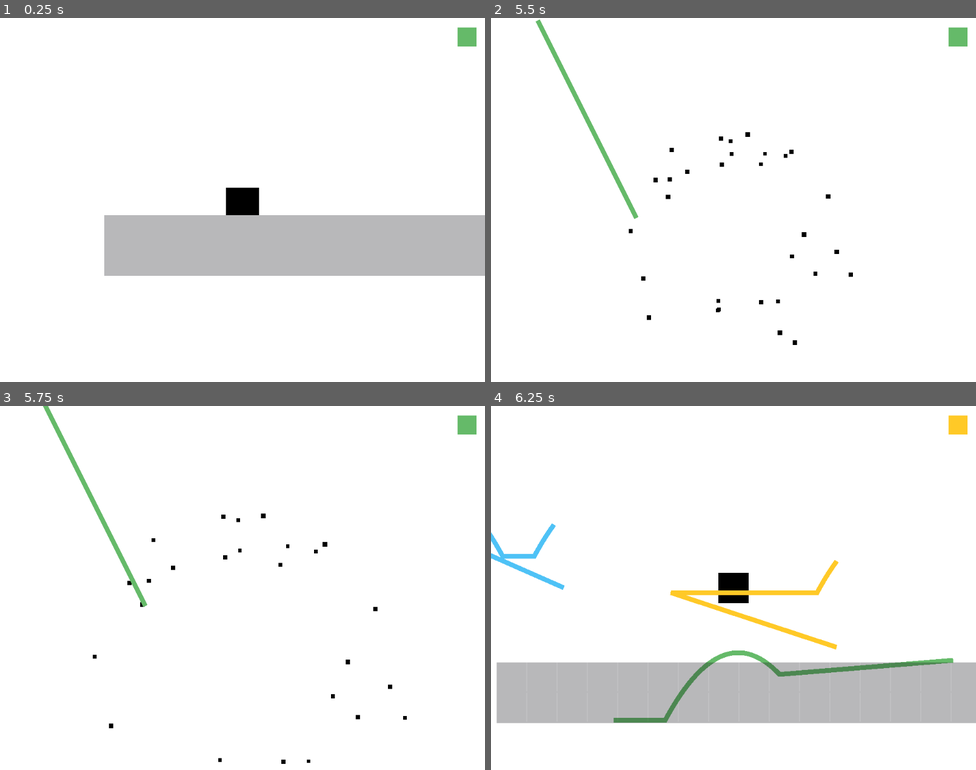
Above: before the commit, frames 1-4 (two rows, left to right).
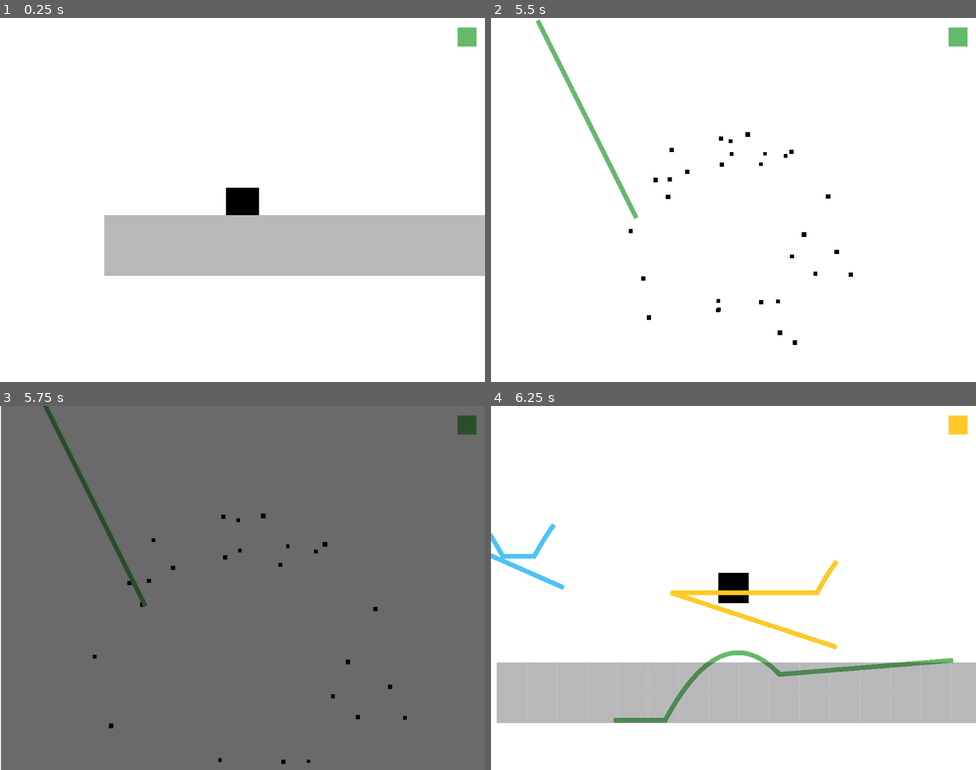
Above: after the commit, the same moments.

Repository: igaryhe/LD45
Game: Godot game, scene res://World.tscn
The game is run twice, just before and just after one commit, with the same random seed, the same clock (stepped at 60 frames per second) and the same inputs.
Inputs (mouse positions are in pixels of both pictures, inside the frame that each line leads up to):
- Up to frame 1 (0.25 s): no input
- Up to frame 2 (5.5 s): move the mouse to (709, 272) at 0.52 s; press the mouse at (709, 272) at 0.53 s; hold Right (ui_right) 0.53-2.03 s; tap Space (jump) at 0.77, 1.52, 3.02, 3.77, 4.52 s; move the mouse to (879, 254) at 1.27 s; release the mouse at (879, 254) at 1.28 s; tap C (switch_color) at 1.35, 2.85, 4.35 s; move the mouse to (588, 145) at 2.02 s; press the mouse at (588, 145) at 2.03 s; hold Left (ui_left) 2.03-4.28 s; move the mouse to (757, 200) at 2.77 s; release the mouse at (757, 200) at 2.78 s; move the mouse to (660, 109) at 3.52 s; press the mouse at (660, 109) at 3.53 s; move the mouse to (840, 181) at 4.27 s; release the mouse at (840, 181) at 4.28 s; hold Right (ui_right) from 4.28 s (still down); move the mouse to (636, 218) at 5.02 s; press the mouse at (636, 218) at 5.03 s
- Up to frame 3 (5.75 s): keep holding Right (ui_right)
- Up to frame 4 (6.25 s): keep holding Right (ui_right); move the mouse to (782, 507) at 5.77 s; release the mouse at (782, 507) at 5.78 s; tap C (switch_color) at 5.85 s; tap Space (jump) at 6.02 s

Frames 1-2 are identical in both runs. In frame 3, 100% of the frame differs, in the area x 0-100%, y 0-100%; in frame 4, nothing differs.

Commit message:
Added: pole / success splash

Diff:
--- /dev/null
+++ b/Flag.gd
@@ -0,0 +1,8 @@
+extends Area2D
+
+signal complete
+
+func collide(body):
+	if body.get_name() == "Player":
+		print("Finish");
+		emit_signal('complete');
--- /dev/null
+++ b/Flag.tscn
@@ -0,0 +1,19 @@
+[gd_scene load_steps=4 format=2]
+
+[ext_resource path="res://Flag.gd" type="Script" id=1]
+[ext_resource path="res://res/flag/flag.png" type="Texture" id=2]
+
+[sub_resource type="RectangleShape2D" id=1]
+extents = Vector2( 24.8382, 29.1468 )
+
+[node name="Area2D" type="Area2D"]
+script = ExtResource( 1 )
+
+[node name="Sprite" type="Sprite" parent="."]
+texture = ExtResource( 2 )
+hframes = 22
+frame = 21
+
+[node name="CollisionShape2D" type="CollisionShape2D" parent="."]
+shape = SubResource( 1 )
+[connection signal="body_entered" from="." to="." method="collide"]
--- a/GUI.gd
+++ b/GUI.gd
@@ -1,9 +1,22 @@
 extends MarginContainer
 
 func _ready():
-	pass
+	Player.connect('death', self, 'death');
 
 func change_color_indicator(color):
 	print("Change")
 	print(color)
-	$v/h/color_indicator.color = color
+	$hud/v/h/color_indicator.color = color
+
+func success():
+	print("Finish");
+	$flag.show()
+	_fire_animation("Flag")
+
+func death():
+	print("Death");
+	_fire_animation("Death")
+
+func _fire_animation(animation):
+	$animation.set_current_animation(animation)
+	$animation.play()
--- a/GUI.tscn
+++ b/GUI.tscn
@@ -1,32 +1,105 @@
-[gd_scene load_steps=2 format=2]
+[gd_scene load_steps=5 format=2]
 
 [ext_resource path="res://GUI.gd" type="Script" id=1]
+[ext_resource path="res://res/flag/flag.png" type="Texture" id=2]
+
+[sub_resource type="Animation" id=2]
+resource_name = "Death"
+length = 2.4
+tracks/0/type = "value"
+tracks/0/path = NodePath("ColorRect:color")
+tracks/0/interp = 1
+tracks/0/loop_wrap = true
+tracks/0/imported = false
+tracks/0/enabled = true
+tracks/0/keys = {
+"times": PoolRealArray( 1.6, 2, 2.4 ),
+"transitions": PoolRealArray( 1, 1, 1 ),
+"update": 0,
+"values": [ Color( 0, 0, 0, 0 ), Color( 0, 0, 0, 1 ), Color( 0, 0, 0, 0 ) ]
+}
+
+[sub_resource type="Animation" id=1]
+resource_name = "Flag"
+length = 5.0
+tracks/0/type = "value"
+tracks/0/path = NodePath("flag:frame")
+tracks/0/interp = 1
+tracks/0/loop_wrap = true
+tracks/0/imported = false
+tracks/0/enabled = true
+tracks/0/keys = {
+"times": PoolRealArray( 0, 0.1, 0.2, 0.3, 0.4, 0.5, 0.6, 0.7, 0.8, 0.9, 1, 1.1, 1.2, 1.3, 1.4, 1.5, 1.6, 1.7, 1.8, 1.9, 2, 2.1 ),
+"transitions": PoolRealArray( 1, 1, 1, 1, 1, 1, 1, 1, 1, 1, 1, 1, 1, 1, 1, 1, 1, 1, 1, 1, 1, 1 ),
+"update": 1,
+"values": [ 0, 1, 2, 3, 4, 5, 6, 7, 8, 9, 10, 11, 12, 13, 14, 15, 16, 17, 18, 19, 20, 21 ]
+}
+tracks/1/type = "value"
+tracks/1/path = NodePath("ColorRect:color")
+tracks/1/interp = 1
+tracks/1/loop_wrap = true
+tracks/1/imported = false
+tracks/1/enabled = true
+tracks/1/keys = {
+"times": PoolRealArray( 0, 1 ),
+"transitions": PoolRealArray( 1, 1 ),
+"update": 0,
+"values": [ Color( 0, 0, 0, 0 ), Color( 0, 0, 0, 0.313726 ) ]
+}
 
 [node name="MarginContainer" type="MarginContainer"]
 anchor_right = 1.0
 anchor_bottom = 1.0
 margin_left = 2.3327
 margin_right = 2.33276
+custom_constants/margin_right = 0
+custom_constants/margin_top = 0
+custom_constants/margin_left = 0
+custom_constants/margin_bottom = 0
+script = ExtResource( 1 )
+
+[node name="hud" type="MarginContainer" parent="."]
+margin_right = 1024.0
+margin_bottom = 768.0
 custom_constants/margin_right = 20
 custom_constants/margin_top = 20
 custom_constants/margin_left = 20
 custom_constants/margin_bottom = 20
-script = ExtResource( 1 )
 
-[node name="v" type="VBoxContainer" parent="."]
+[node name="v" type="VBoxContainer" parent="hud"]
+editor/display_folded = true
 margin_left = 20.0
 margin_top = 20.0
 margin_right = 1004.0
 margin_bottom = 748.0
 
-[node name="h" type="HBoxContainer" parent="v"]
+[node name="h" type="HBoxContainer" parent="hud/v"]
 margin_right = 984.0
 margin_bottom = 40.0
 alignment = 2
 
-[node name="color_indicator" type="ColorRect" parent="v/h"]
+[node name="color_indicator" type="ColorRect" parent="hud/v/h"]
 margin_left = 944.0
 margin_right = 984.0
 margin_bottom = 40.0
 rect_min_size = Vector2( 40, 40 )
 color = Color( 0, 0, 0, 1 )
+
+[node name="ColorRect" type="ColorRect" parent="."]
+margin_right = 1024.0
+margin_bottom = 768.0
+size_flags_horizontal = 3
+size_flags_vertical = 3
+color = Color( 0, 0, 0, 0 )
+
+[node name="flag" type="Sprite" parent="."]
+visible = false
+position = Vector2( 536.38, 359.385 )
+scale = Vector2( 7, 7 )
+texture = ExtResource( 2 )
+hframes = 22
+
+[node name="animation" type="AnimationPlayer" parent="."]
+playback_speed = 2.0
+anims/Death = SubResource( 2 )
+anims/Flag = SubResource( 1 )
--- a/Player.gd
+++ b/Player.gd
@@ -17,6 +17,10 @@
 var was_grounded
 var grounded
 
+var disabled = false
+
+signal death
+
 func _ready():
 	init_pos()
 	move_and_slide(Vector2.ZERO, Vector2.UP)
@@ -28,17 +32,18 @@
 	$Sprite.show()
 
 func respawn():
+	emit_signal('death')
 	$DeathParticles.emitting = true
 	$Sprite.hide()
 	$RespawnTimer.start(1)
 
 func _physics_process(delta):
-
 	var dir = 0
-	if Input.is_action_pressed("ui_right"):
-		dir += 1
-	if Input.is_action_pressed("ui_left"):
-		dir -= 1
+	if !disabled:
+		if Input.is_action_pressed("ui_right"):
+			dir += 1
+		if Input.is_action_pressed("ui_left"):
+			dir -= 1
 
 	if dir != move_dir:
 		move_dir = dir
@@ -71,3 +76,6 @@
 
 func get_key_count():
 	return keys_held
+
+func set_disabled(d):
+	disabled = d
--- a/World.gd
+++ b/World.gd
@@ -9,8 +9,10 @@
 
 var interval
 var hazards = []
+var completed = false
 
 func _ready():
+	Player.set_disabled(false)
 	for node in get_children():
 		print(node.get_filename())
 		if node.get_filename() == "res://Deadzone.tscn":
@@ -33,3 +35,9 @@
 
 func _on_AudioStreamPlayer_finished():
 	timer.start(interval)
+
+func complete():
+	if !completed:
+		completed = true
+		$GUILayer/GUI.success()
+		Player.set_disabled(true)
--- a/World.tscn
+++ b/World.tscn
@@ -7,6 +7,7 @@
 [ext_resource path="res://Deadzone.tscn" type="PackedScene" id=5]
 [ext_resource path="res://GUI.tscn" type="PackedScene" id=6]
 [ext_resource path="res://res/Heart Beat.wav" type="AudioStream" id=7]
+[ext_resource path="res://Flag.tscn" type="PackedScene" id=8]
 
 [node name="World" type="Node2D"]
 script = ExtResource( 1 )
@@ -35,12 +36,16 @@
 position = Vector2( 1440, 608 )
 scale = Vector2( 3, 1 )
 
-[node name="CanvasLayer" type="CanvasLayer" parent="."]
+[node name="GUILayer" type="CanvasLayer" parent="."]
 
-[node name="MarginContainer" parent="CanvasLayer" instance=ExtResource( 6 )]
+[node name="GUI" parent="GUILayer" instance=ExtResource( 6 )]
 
 [node name="Timer" type="Timer" parent="."]
 
 [node name="AudioStreamPlayer" type="AudioStreamPlayer" parent="."]
 stream = ExtResource( 7 )
-[connection signal="color_changed" from="Trail" to="CanvasLayer/MarginContainer" method="change_color_indicator"]
+
+[node name="Area2D" parent="." instance=ExtResource( 8 )]
+position = Vector2( 1826.39, 483.86 )
+[connection signal="color_changed" from="Trail" to="GUILayer/GUI" method="change_color_indicator"]
+[connection signal="complete" from="Area2D" to="." method="complete"]
Not shown: 1 places in World.tscn that only renumber resources
Binary file added: res/flag/flag.png
Not shown, added: res/flag/flag.png.import
